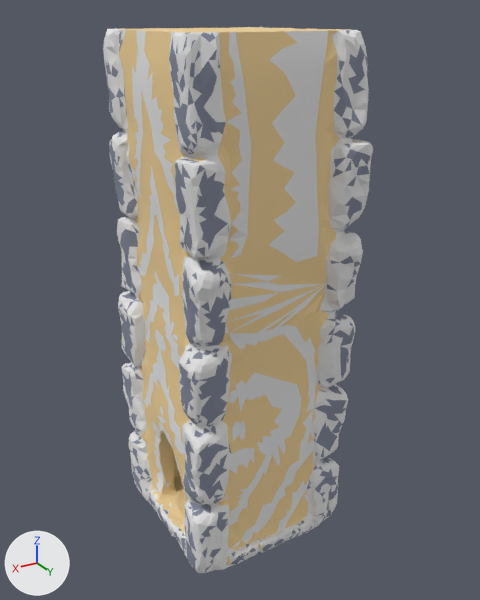
An edit to the OBJ model Assets/Meshes/ProceduralLevelParts/TowerTallplainSection.obj, drawn before and after from the same camera.
Before and after are seen from a 50 mm lens placed at (3.69, 6.38, 3.23), pointed at (-0.13, 0.02, 0.04). The lights are fixed; the arrows at lower left show +X, +Y and +Z. Where no turn or scale is listed for an object, it has been applied to the vertices.

Names of what the first picture shows: 'Cube_Cube.001'.
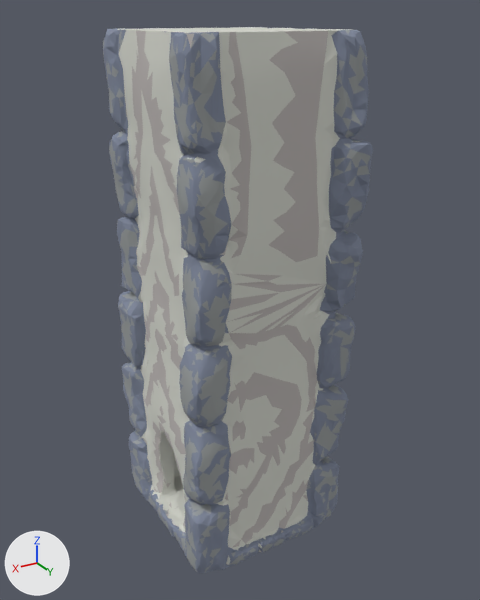
The change, as a list of edits to the scene's bpy script:
```text
Change mat_plaster:
    mat_plaster.base_color: (0.88, 0.651, 0.323) -> (0.673, 0.686, 0.623)  # beige #f1d39a -> light grey #d6d8cf
Change mat_plaster2:
    mat_plaster2.base_color: (0.8, 0.8, 0.8) -> (0.507, 0.475, 0.461)  # white #e7e7e7 -> grey #bdb7b5
Change mat_corners2:
    mat_corners2.base_color: (0.8, 0.8, 0.8) -> (0.222, 0.255, 0.342)  # white #e7e7e7 -> blue #828a9e
Change me_cube_cube_001:
    where me_cube_cube_001.from_pydata(...)  # 8685 vertices, 15577 faces; spans x -1.18..1.07, y -1.15..1.11, z -3.0..3.09
    used by ob_cube_cube_001; location = (0.0, 0.0, 0.0)
    me_cube_cube_001 part 1: 319 of 8685 vertices moved; they spanned x 0.6..1.04, y 0.55..1.11, z -1.5..2.09 and now span x 0.6..1.02, y 0.55..1.06, z -1.5..2.09; mean shift (-0.03, -0.02, -0.01); largest move (0.92, 1.08, 0.87) -> (0.85, 0.96, 0.82)
```

What differs and where, as boxes [x1, y1, x2, y2] in the pictures (480 x 600 px; the box of a moved part takes in the faces that stretch with it):
'Cube_Cube.001', recoloured, reshaped: [103, 27, 373, 573] in both
part 1 of me_cube_cube_001, moved or reshaped: before [175, 145, 230, 479]; after [177, 145, 230, 479]
